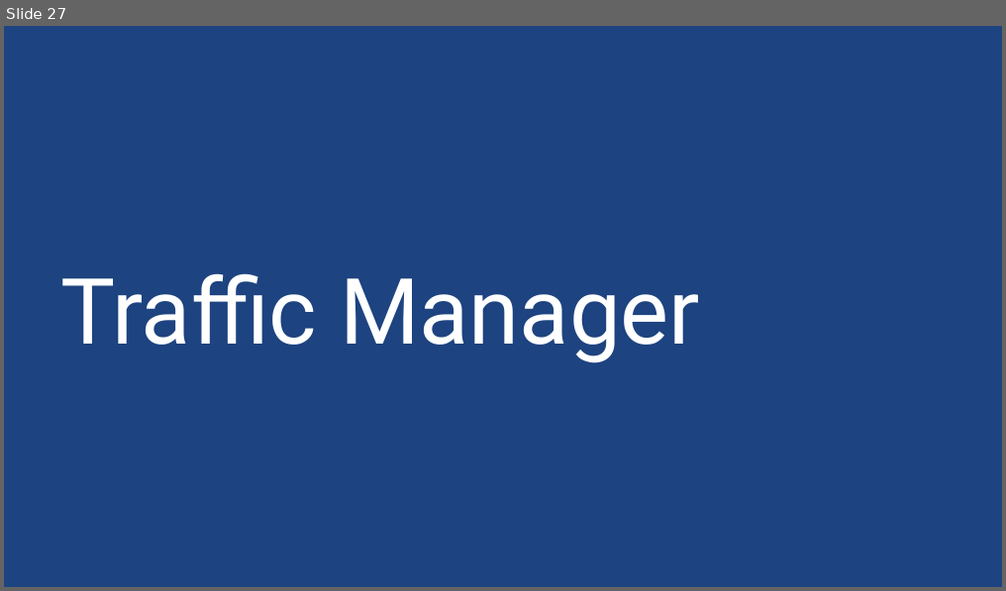
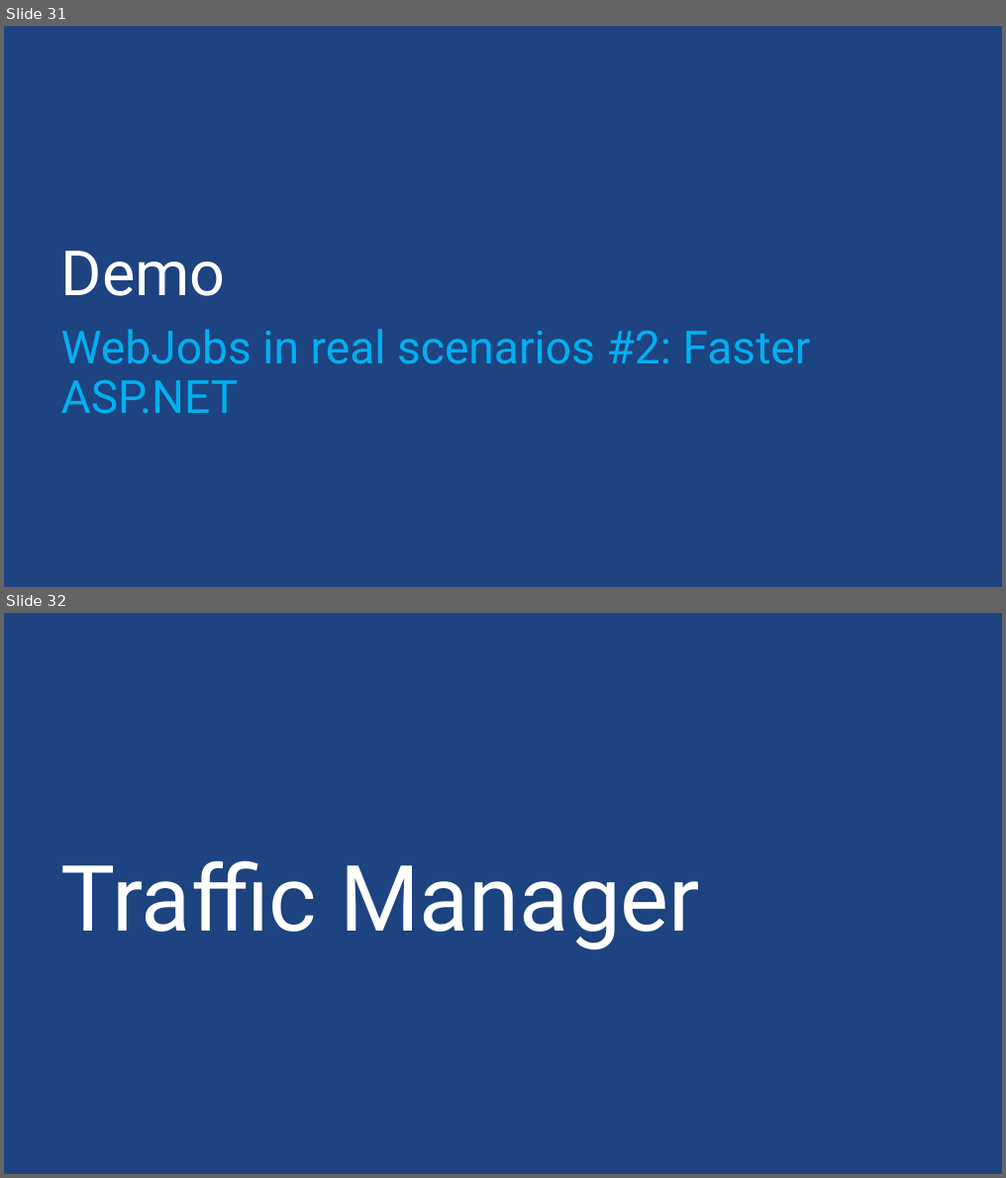
Before and after one commit to sack212/BasicAzureCamp, a slide deck: Web/Web.pptx. Shown one above the other, each under a label of ours: slide 27 before the commit, slides 31 and 32 after it. The pictures are 1006x591 and 1006x1178 pixels, drawn with LibreOffice and Linux fonts; fonts in the diff are those of the drawing; background and template pictures are left out. Boxes give left, top, right and bottom in pixels: in the first picture for what was removed or moved away, otherwise in the second. Text is boxed around its words. In the diff, an @@ line names an element or a change of style, - is before the commit and + after.

```diff
--- a/Web/Web.pptx
+++ b/Web/Web.pptx
@@ slide 31 added at <box>4,26,1002,587</box>, background picture (left out) @@
@@ title added at <box>61,251,226,296</box>, 60 pt, text #FFFFFF @@
+Demo
@@ subtitle added at <box>61,329,811,414</box>, 44 pt, text #00B0F0 @@
+WebJobs in real scenarios #2: Faster ASP.NET
@@ what was slide 27 is now slide 32 @@
```
Also in this commit, not shown: 11 slides changed, 6 other slides added, 7 other files.
